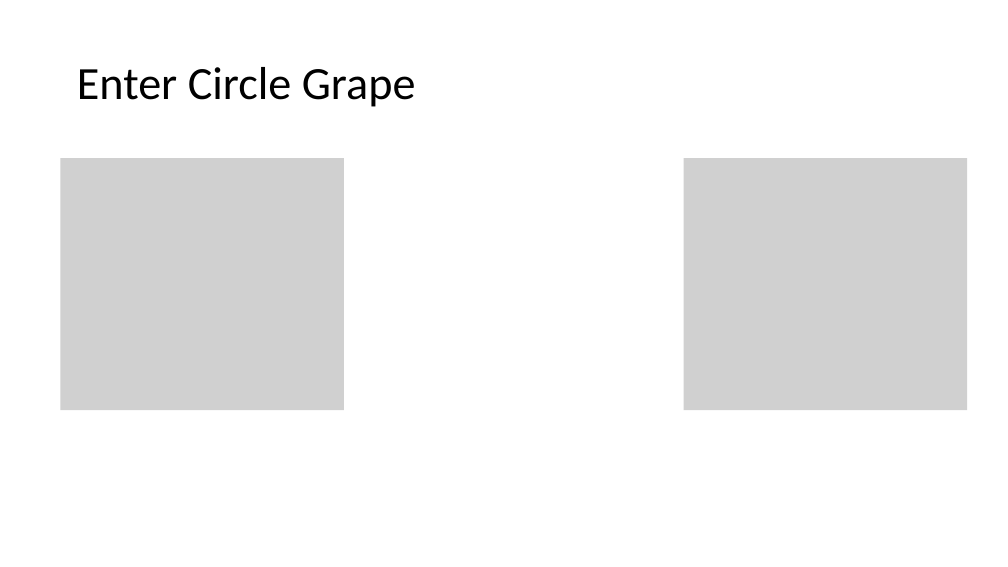
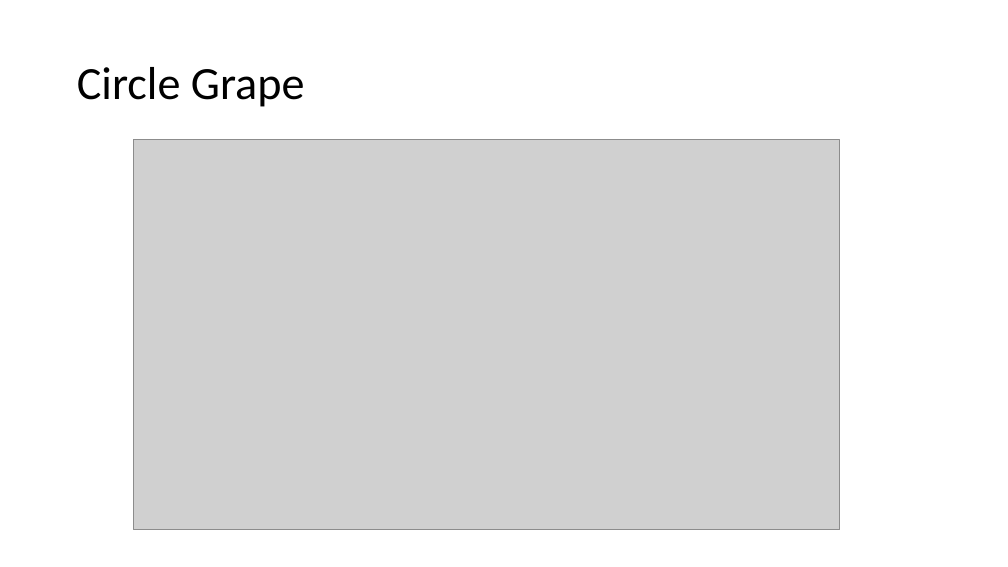
Before and after one commit to EeshGupta/Multimode-Conditional-Displacements, a slide deck: slide 20 of presentations/mcd.pptx. Drawn at 1008x567 pixels with LibreOffice and Linux fonts; fonts in the diff are those of the drawing; grey boxes stand for pictures. Boxes give left, top, right and bottom in pixels: in the first picture for what was removed or moved away, otherwise in the second. Text is boxed around its words. In the diff, an @@ line names an element or a change of style, - is before the commit and + after.

```diff
--- a/presentations/mcd.pptx
+++ b/presentations/mcd.pptx
@@ title at [77,67,305,107]: text changed @@
-Enter Circle Grape
+Circle Grape
@@ picture added at [133,140,839,530] @@
@@ picture removed at [60,158,344,410] @@
@@ picture removed at [684,158,967,410] @@
```
Also in this commit, not shown: 5 other slides changed, 1 slide added, 1 slide removed, 1 other file.
